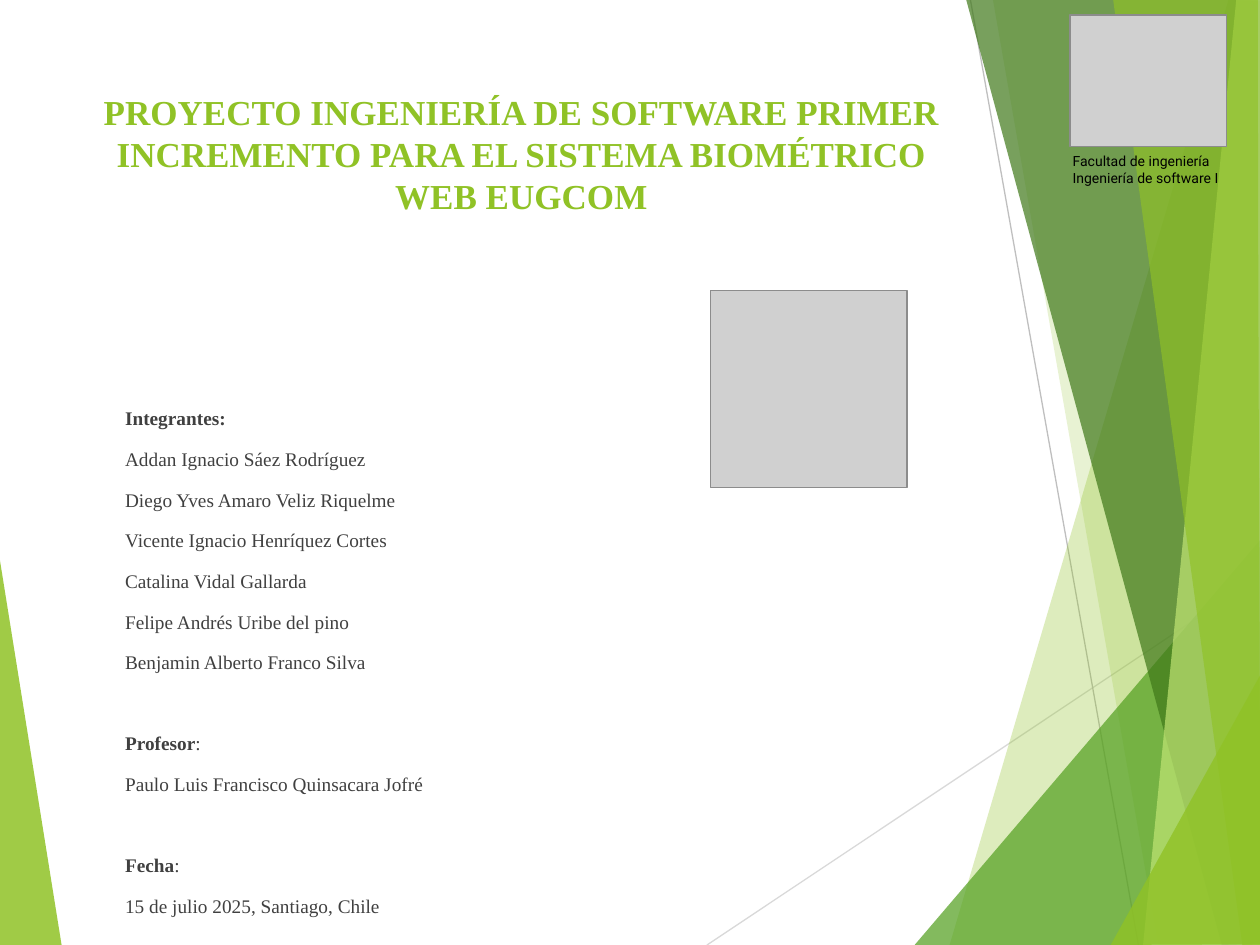
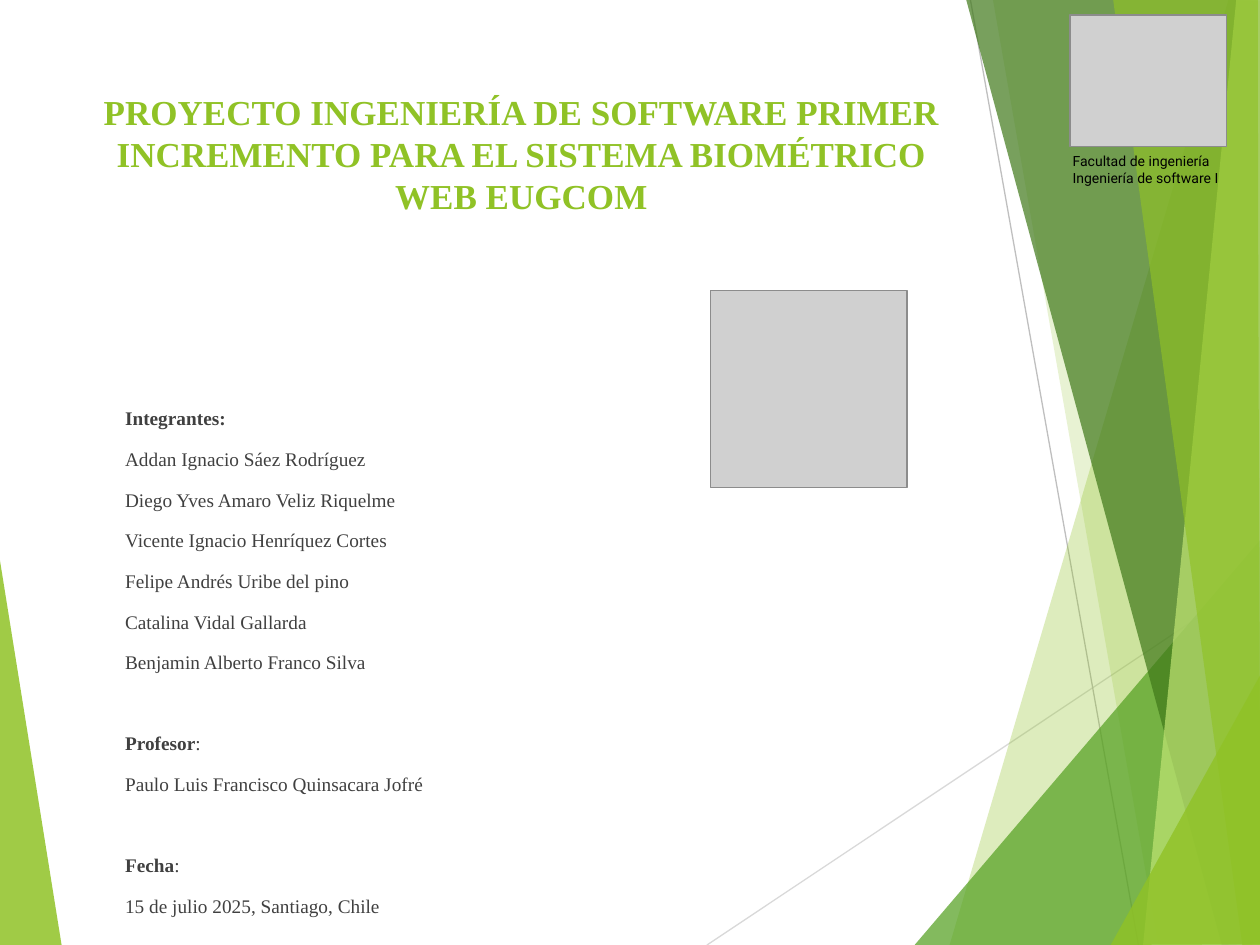
Before and after one commit to vixo23/ING-DE-SOFTWARE, a slide deck: slide 1 of INCREMENTO1/PPTS/PPt Primer incremento scrum++.pptx. Drawn at 1260x945 pixels with LibreOffice and Linux fonts; fonts in the diff are those of the drawing; grey boxes stand for pictures. Boxes give left, top, right and bottom in pixels: in the first picture for what was removed or moved away, otherwise in the second. Text is boxed around its words. In the diff, an @@ line names an element or a change of style, - is before the commit and + after.

Commit message:
ACTUALIZACION DE DOCUMENTOS
SE ARREGLAN EL TIUTLO DE DOCUMENTO 0 Y SE ARREGLA EL ORDEN DE LOS INTEGRANTES SEGUN EL ABECEDARIO, AL IGUAL QUE SE AGREGAN LOS COMMITS CORRESPONDIENTES AL PRIMER INCREMENTO TRABAJADO

```diff
--- a/INCREMENTO1/PPTS/PPt Primer incremento scrum++.pptx
+++ b/INCREMENTO1/PPTS/PPt Primer incremento scrum++.pptx
@@ text at (125,574,349,592): paragraph added @@
+Felipe Andrés Uribe del pino
@@ text at (125,615,349,633): paragraph removed @@
-Felipe Andrés Uribe del pino
```
Also in this commit, not shown: 5 other files.
